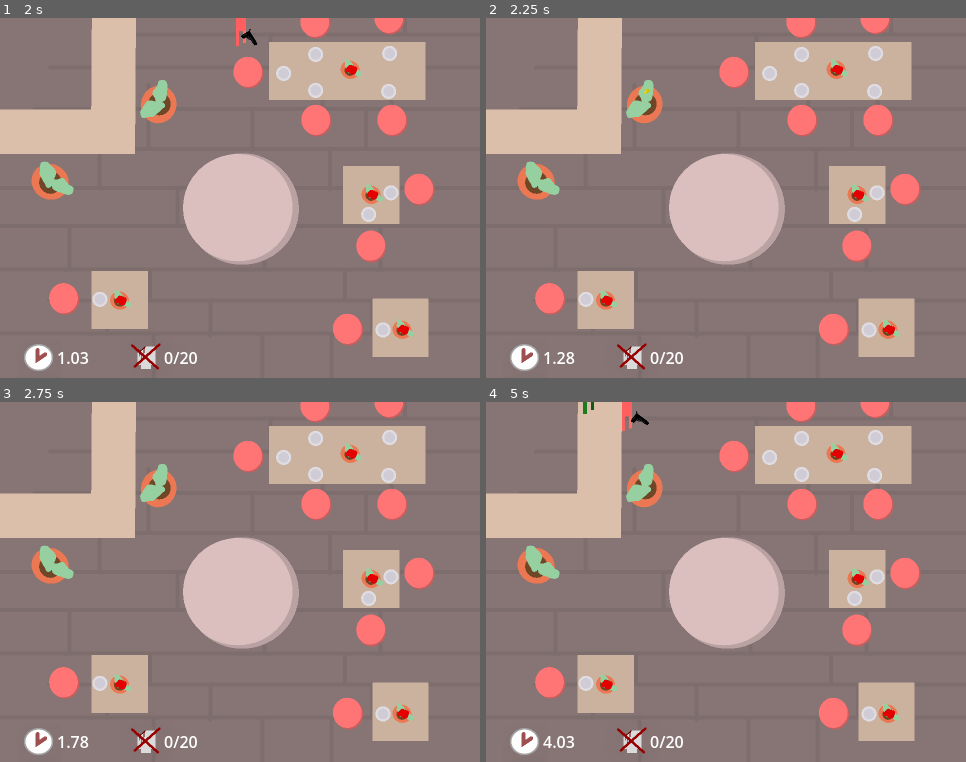
Above: before the commit, frames 1-4 (two rows, left to right).
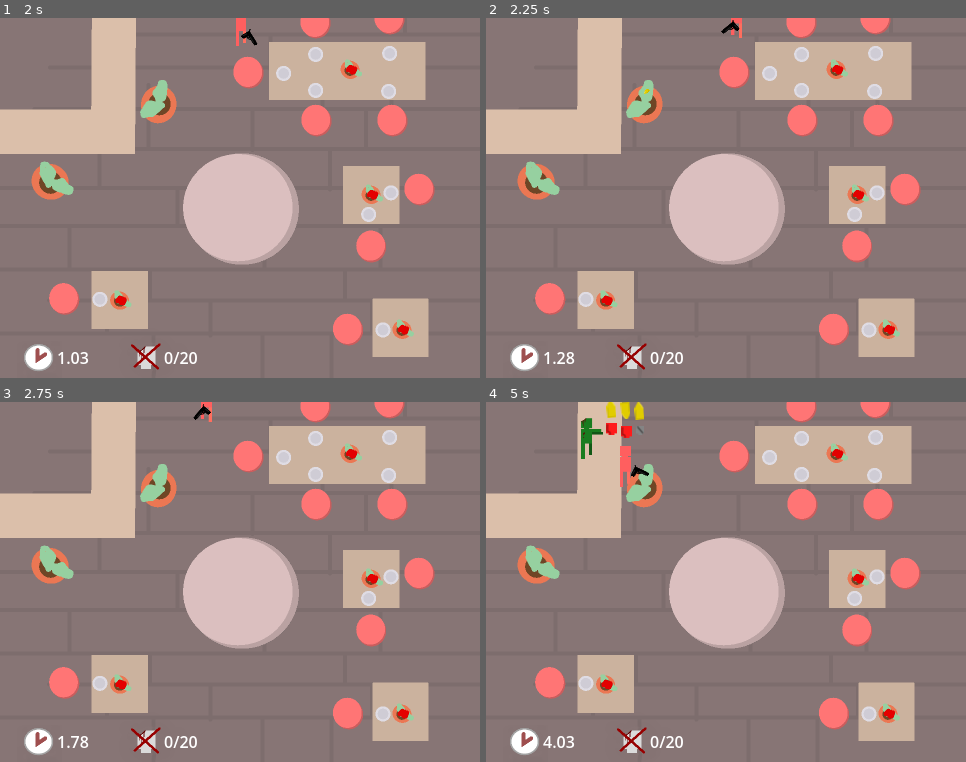
Above: after the commit, the same moments.

Repository: OgGhostJelly/Zombie-BurgerZ
Game: Godot game, scene res://objects/level/level.tscn
The game is run twice, just before and just after one commit, with the same random seed, the same clock (stepped at 60 frames per second) and the same inputs. Sound files missing from this copy of the repository are replaced by a short silence.
Inputs (mouse positions are in pixels of both pictures, inside the frame that each line leads up to):
- Up to frame 1 (2 s): move the mouse to (216, 270) at 0.52 s; press the mouse at (216, 270) at 0.53 s; hold W (move_up) from 0.53 s (still down); move the mouse to (384, 252) at 1.27 s; release the mouse at (384, 252) at 1.28 s; tap U (info) at 1.35 s
- Up to frame 2 (2.25 s): move the mouse to (582, 144) at 2.02 s; release W (move_up) at 2.03 s; press the mouse at (582, 144) at 2.03 s; hold A (move_left) from 2.03 s (still down)
- Up to frame 3 (2.75 s): keep holding A (move_left)
- Up to frame 4 (5 s): move the mouse to (750, 582) at 2.77 s; release the mouse at (750, 582) at 2.78 s; tap U (info) at 2.85, 4.35 s; move the mouse to (654, 492) at 3.52 s; release A (move_left) at 3.53 s; press the mouse at (654, 492) at 3.53 s; hold S (move_down) 3.53-4.28 s; move the mouse to (831, 564) at 4.27 s; release the mouse at (831, 564) at 4.28 s; hold D (move_right) from 4.28 s (still down)

Frame 1 is identical in both runs. In frame 2, 0.1% of the frame differs, in the area x 48-54%, y 0-6%; in frame 3, 0.1%; in frame 4, 1.1%, in the area x 19-34%, y 0-24%.

Commit message:
Clamped player to screen

Diff:
--- a/objects/player/player.gd
+++ b/objects/player/player.gd
@@ -41,6 +41,8 @@
 
 	move_and_slide()
 
+	global_position = global_position.clamp(Vector2.ZERO, Vector2(480.0, 360.0))
+
 	queue_redraw()
 
 
